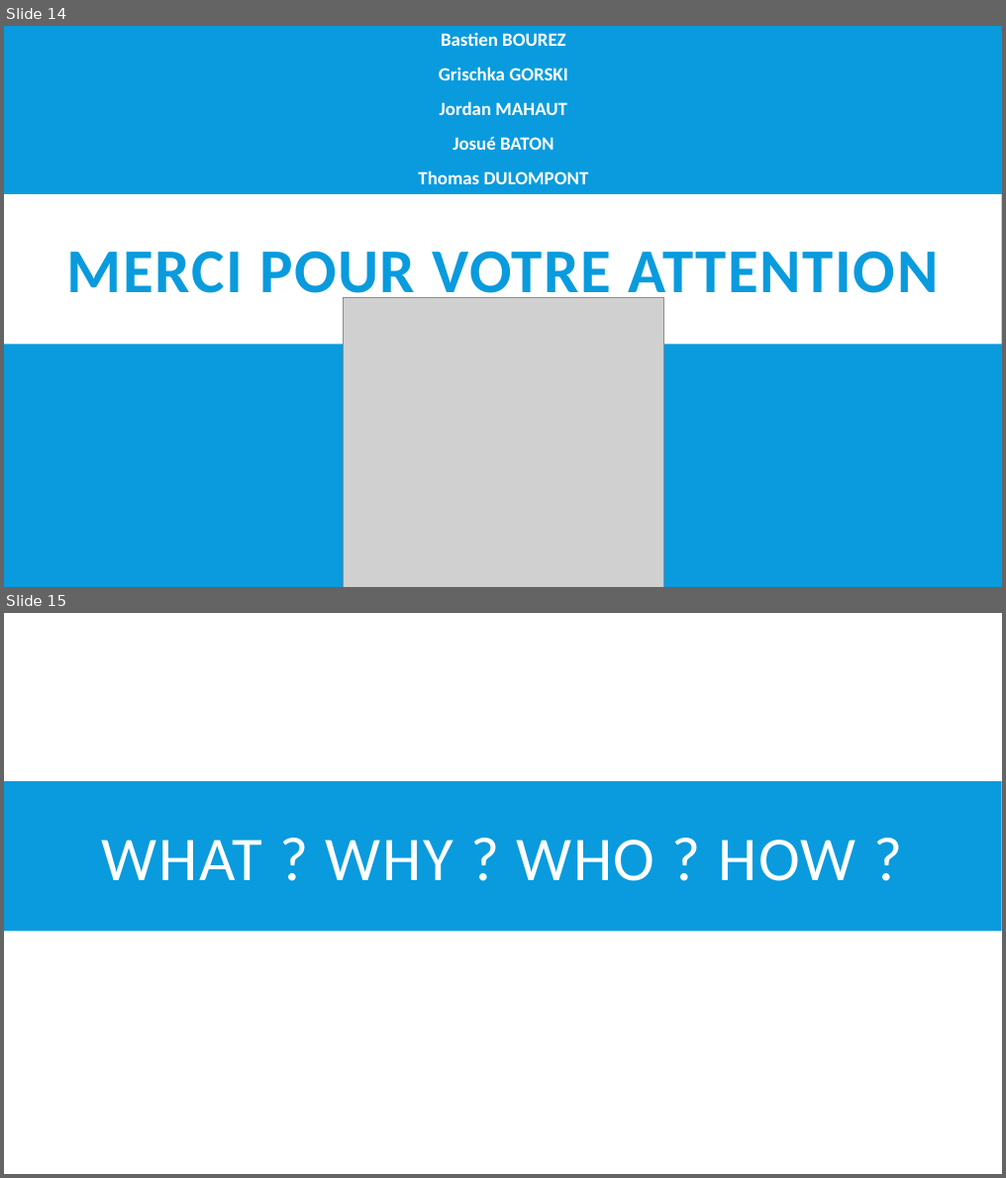
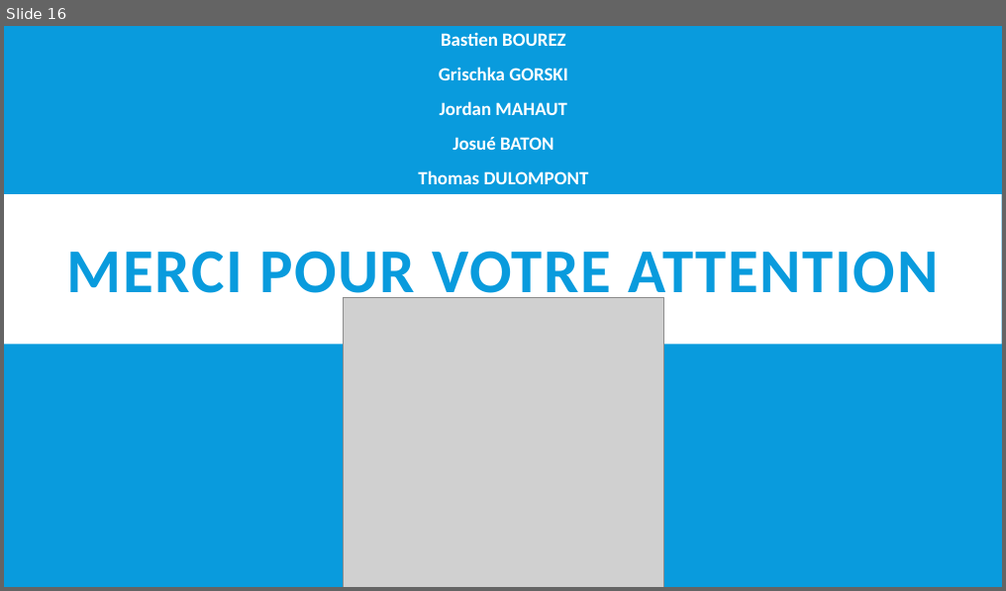
Before and after one commit to GrischK/EuroVelo-5, a slide deck: Ressources/Présentation Projet/Vélodyssée.pptx. Shown one above the other, each under a label of ours: slides 14 and 15 before the commit, slide 16 after it. The pictures are 1006x1178 and 1006x591 pixels, drawn with LibreOffice and Linux fonts; fonts in the diff are those of the drawing; grey boxes stand for pictures. Boxes give left, top, right and bottom in pixels: in the first picture for what was removed or moved away, otherwise in the second. Text is boxed around its words. In the diff, an @@ line names an element or a change of style, - is before the commit and + after.

```diff
--- a/Ressources/Présentation Projet/Vélodyssée.pptx
+++ b/Ressources/Présentation Projet/Vélodyssée.pptx
@@ slide 15 removed at bbox=[4, 613, 1002, 1174], background #FFFFFF @@
@@ rectangle removed at bbox=[4, 781, 1002, 931] @@
@@ title removed at bbox=[102, 840, 855, 881] @@
-WHAT ? WHY ? WHO ? HOW ?
@@ what was slide 14 is now slide 16 @@
```
Also in this commit, not shown: 3 slides changed, 2 slides added.
